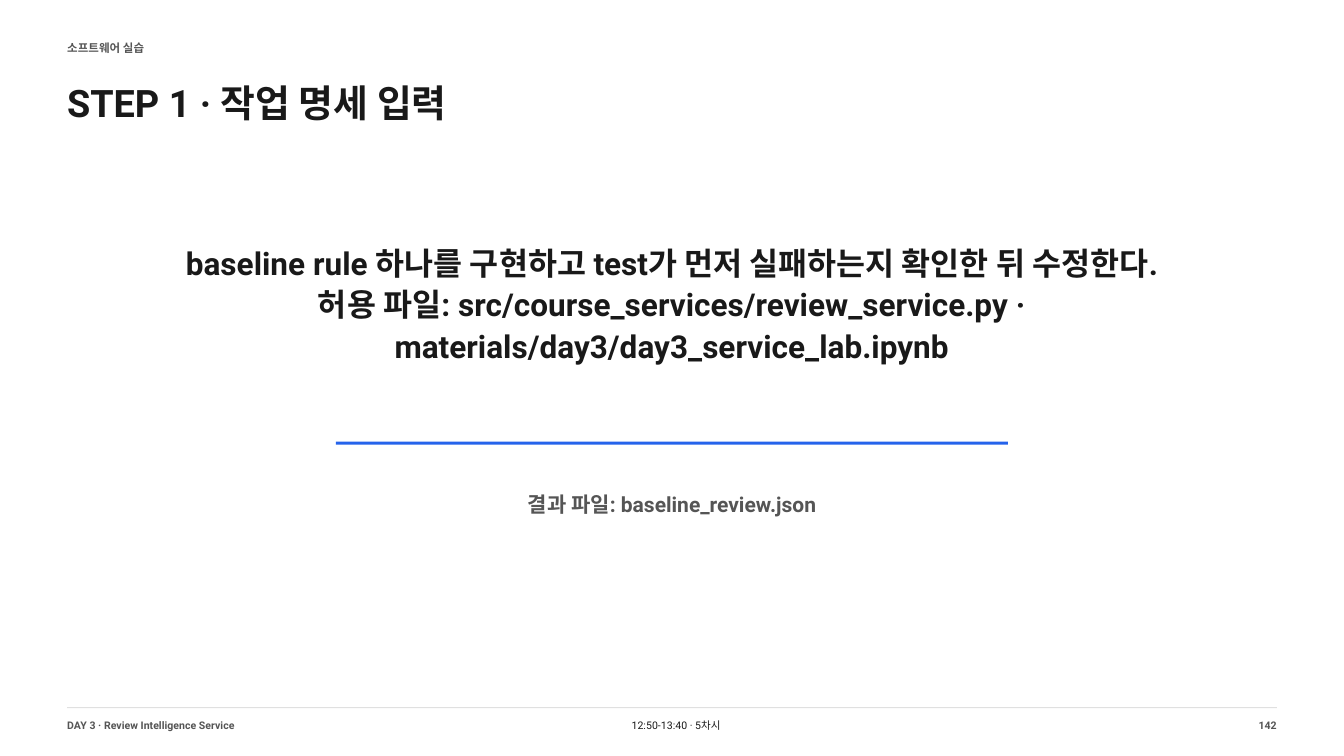
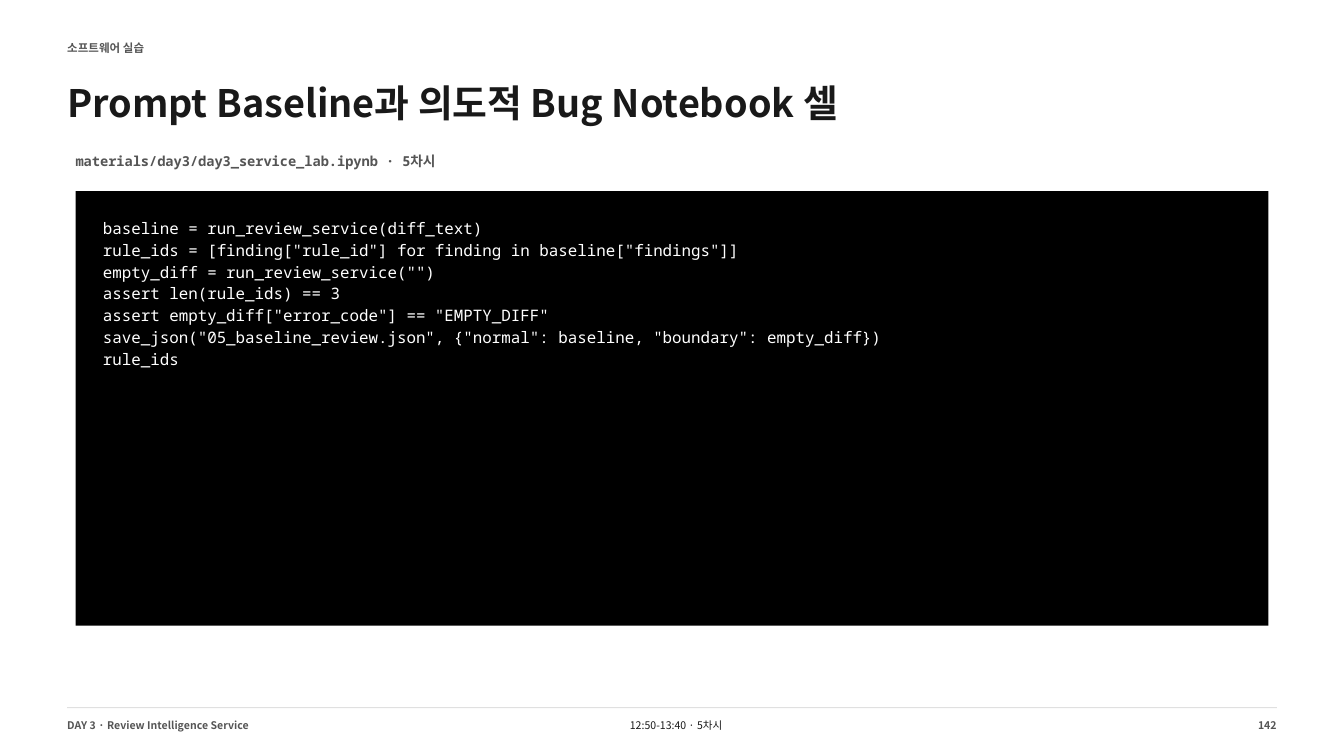
Before and after one commit to smilesjcha/llm-agent-and-workflow-automation, a slide deck: slide 142 of slides/IPA_LLM_Agent_업무자동화_Day3_DRAFT_240p.pptx. Drawn at 1344x756 pixels with LibreOffice and Linux fonts; fonts in the diff are those of the drawing. Boxes give left, top, right and bottom in pixels: in the first picture for what was removed or moved away, otherwise in the second. Text is boxed around its words. In the diff, an @@ line names an element or a change of style, - is before the commit and + after.

```diff
--- a/slides/IPA_LLM_Agent_업무자동화_Day3_DRAFT_240p.pptx
+++ b/slides/IPA_LLM_Agent_업무자동화_Day3_DRAFT_240p.pptx
@@ text at <box>67,85,838,126</box>: text changed; font Roboto to Noto Sans CJK KR @@
-STEP 1 · 작업 명세 입력
+Prompt Baseline과 의도적 Bug Notebook 셀
@@ text at <box>76,154,435,170</box>: text changed; size 22.5 to 9.8 pt; font Roboto to Noto Sans Mono; text colour #191919 to #555555 @@
-baseline rule 하나를 구현하고 test가 먼저 실패하는지 확인한 뒤 수정한다.
-허용 파일: src/course_services/review_service.py · materials/day3/day3_service_lab.ipynb
+materials/day3/day3_service_lab.ipynb · 5차시
@@ text "materials/day3/day3_service_lab.ipynb · 5차시" at <box>76,154,435,170</box>: vertical alignment middle to top @@
@@ rectangle added at <box>76,192,1268,626</box>, fill #000000 @@
@@ text at <box>103,222,881,368</box>: text changed; size 15 to 11.2 pt; font Roboto to Noto Sans Mono; text colour #555555 to #FFFFFF; bold off @@
-결과 파일: baseline_review.json
+baseline = run_review_service(diff_text)
+rule_ids = [finding["rule_id"] for finding in baseline["findings"]]
+empty_diff = run_review_service("")
+assert len(rule_ids) == 3
+assert empty_diff["error_code"] == "EMPTY_DIFF"
+save_json("05_baseline_review.json", {"normal": baseline, "boundary": empty_diff})
+rule_ids
@@ line removed from (336, 444) to (1008, 444) @@
@@ font Roboto to Noto Sans CJK KR in 3 elements at <box>67,720,249,732</box>, <box>630,720,722,730</box>, <box>1258,721,1277,729</box> @@
```
Also in this commit, not shown: 219 other slides changed, 20 slides added, 20 slides removed, 13 other files.
